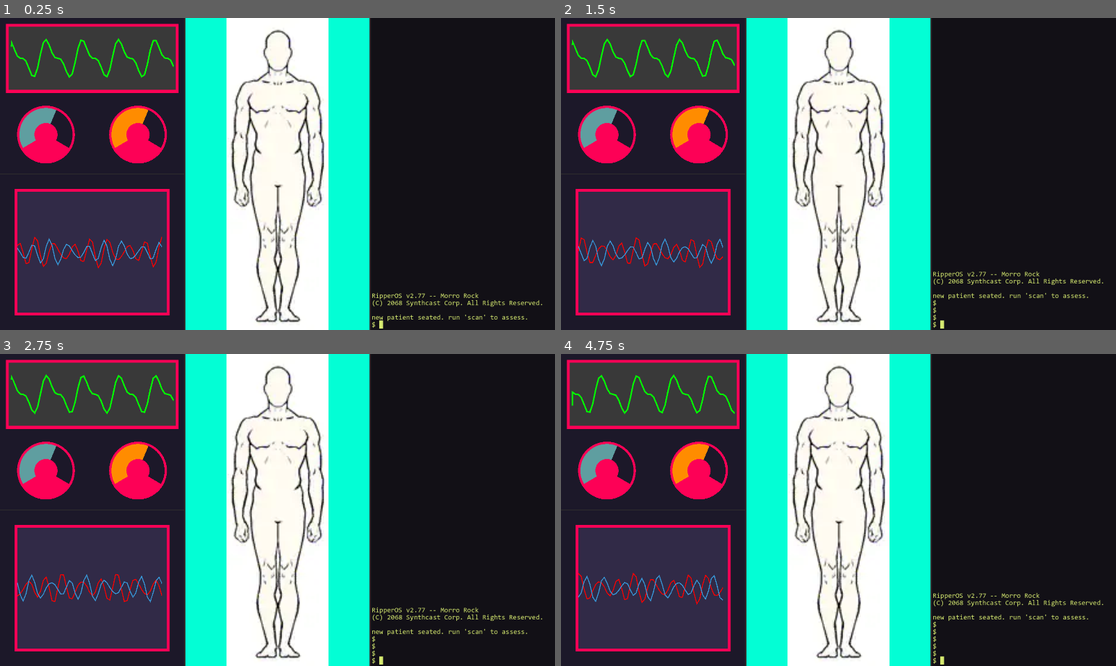
Above: before the commit, frames 1-4 (two rows, left to right).
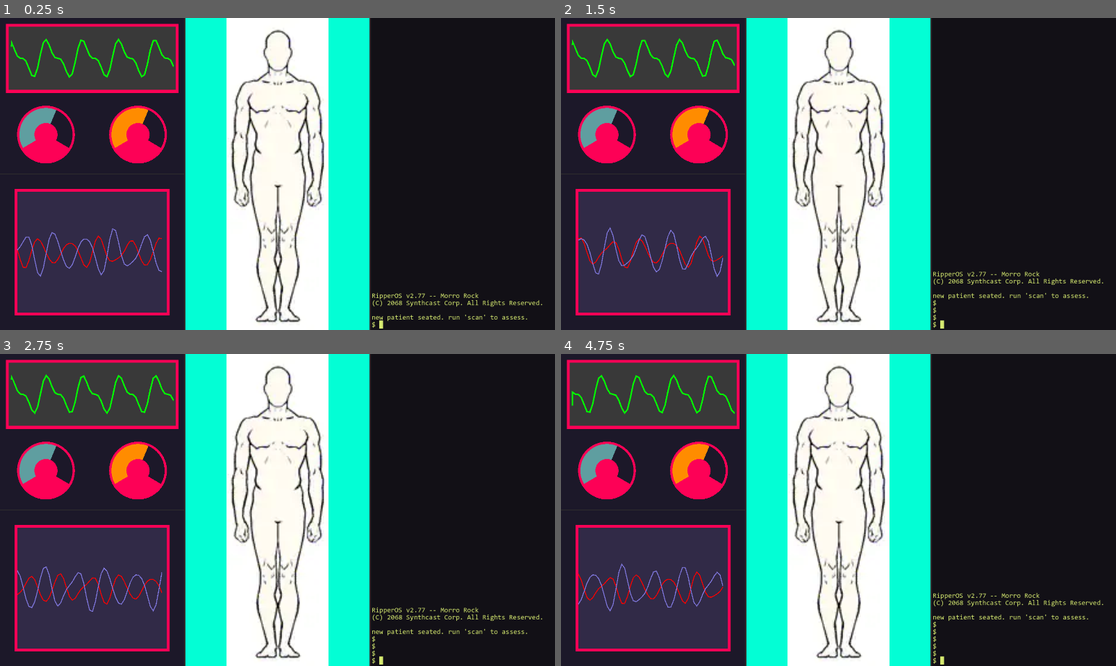
Above: after the commit, the same moments.

Repository: aaronrjackson/ripperdoc
Game: Godot game, scene res://main.tscn
The game is run twice, just before and just after one commit, with the same random seed, the same clock (stepped at 60 frames per second) and the same inputs.
Inputs:
- Up to frame 1 (0.25 s): no input
- Up to frame 2 (1.5 s): tap Enter at 0.5, 0.6 s; hold Right 0.53-1.28 s; hold Down from 1.28 s (still down); tap Keypad Enter at 1.35 s
- Up to frame 3 (2.75 s): release Down at 2.03 s; hold Right from 2.03 s (still down); tap Backspace at 2.1 s
- Up to frame 4 (4.75 s): release Right at 2.78 s; hold Up 2.78-3.53 s; tap Enter at 2.85 s; hold Left from 3.53 s (still down); tap Keypad Enter at 3.6 s; tap Backspace at 4.35 s

The runs differ from the first frame. In frame 1, 0.9% of the frame differs, in the area x 3-30%, y 67-84%; in frame 2, 0.9%; in frame 3, 0.9%; in frame 4, 0.9%.

Commit message:
wave minigame

Diff:
--- a/game_manager.gd
+++ b/game_manager.gd
@@ -3,6 +3,13 @@
 var roster: CharacterRoster
 var current_character: Character = null
 var installed_drivers: Array[String] = []
+var bad_wave_speed: int = 0
+var bad_wave_amp: int = 0
+var good_wave_speed: int = 0
+var good_wave_amp: int = 0
+var amp_lock: bool = false
+var speed_lock: bool = false
+
 
 signal character_loaded(character: Character)
 signal driver_installed(driver_name: String)
--- a/minigames/bad_wave.gd
+++ b/minigames/bad_wave.gd
@@ -1,19 +1,18 @@
-@tool
 extends Control
 
 func _ready():
+	if Engine.is_editor_hint():
+		return
 	randomize()
-	amp = randi_range(5, 100)
-	speed = randi_range(5, 50)
+	GameManager.bad_wave_amp = randi_range(5, 100)
+	GameManager.bad_wave_speed = randi_range(5, 50)
 
 @export var spacing := 10
-var speed : int
-var amp : int
 @export var point_count := 54
 @export var x_offset := 50
 
 enum WaveType { ALPHA, BETA, THETA, DELTA, GAMMA }
-@export var wave_type: WaveType = WaveType.ALPHA
+@export var wave_type: WaveType = WaveType.THETA
 
 @export var is_flat := false
 
@@ -25,6 +24,9 @@
 
 func _draw():
 	var points := []
+	if Engine.is_editor_hint():
+		return
+	var speed = GameManager.bad_wave_speed
 	for i in range(point_count):
 		var t = time * speed + i
 		var y = 0.0
@@ -54,6 +56,7 @@
 		draw_polyline(points, _get_wave_color(), 3.0)
 
 func _get_wave_y(t: float) -> float:
+	var amp = GameManager.bad_wave_amp
 	match wave_type:
 		WaveType.ALPHA:
 			# Relaxed wakefulness — smooth, moderate rhythm (8–12 Hz feel)
@@ -85,8 +88,3 @@
 		WaveType.DELTA:  return Color.RED  # orange-red
 		WaveType.GAMMA:  return Color.RED  # amber
 	return Color.WHITE
-
-func set_params(new_spacing := spacing, new_speed := speed, new_amp := amp):
-	spacing = new_spacing
-	speed = new_speed
-	amp = new_amp
--- a/minigames/good_wave.gd
+++ b/minigames/good_wave.gd
@@ -2,16 +2,18 @@
 extends Control
 
 func _ready():
+	if Engine.is_editor_hint():
+		return
 	randomize()
+	GameManager.good_wave_amp = randi_range(30, 100)
+	GameManager.good_wave_speed = randi_range(5, 50)
 
-@export var spacing := 10.0
-@export var speed := 20.0
-@export var amp := 50.0
+@export var spacing := 10
 @export var point_count := 54
 @export var x_offset := 50
 
 enum WaveType { ALPHA, BETA, THETA, DELTA, GAMMA }
-@export var wave_type: WaveType = WaveType.ALPHA
+@export var wave_type: WaveType = WaveType.THETA
 
 @export var is_flat := false
 
@@ -23,6 +25,9 @@
 
 func _draw():
 	var points := []
+	if Engine.is_editor_hint():
+		return
+	var speed = GameManager.good_wave_speed
 	for i in range(point_count):
 		var t = time * speed + i
 		var y = 0.0
@@ -52,6 +57,7 @@
 		draw_polyline(points, _get_wave_color(), 3.0)
 
 func _get_wave_y(t: float) -> float:
+	var amp = GameManager.good_wave_amp
 	match wave_type:
 		WaveType.ALPHA:
 			# Relaxed wakefulness — smooth, moderate rhythm (8–12 Hz feel)
@@ -83,8 +89,3 @@
 		WaveType.DELTA:  return Color(0.85, 0.35, 0.19)  # orange-red
 		WaveType.GAMMA:  return Color(0.73, 0.46, 0.09)  # amber
 	return Color.WHITE
-
-func set_params(new_spacing := spacing, new_speed := speed, new_amp := amp):
-	spacing = new_spacing
-	speed = new_speed
-	amp = new_amp
--- a/terminal.gd
+++ b/terminal.gd
@@ -170,6 +170,33 @@
 			GameManager.dismiss_character()
 			GameManager.next_character()
 			return
+		"wave":
+			if args.size() < 2:
+				output.append("usage: bridge <amp/freq> <num>")
+				return
+			if args[0] == "amp":
+				if GameManager.amp_lock:
+					output.append("Amplitude Locked")
+					return
+				GameManager.bad_wave_amp += args[1].to_int()
+			elif args[0] == "freq":
+				if GameManager.speed_lock:
+					output.append("Frequency Locked")
+					return
+				GameManager.bad_wave_speed += args[1].to_int()
+			else:
+				output.append("usage: bridge <amp/freq> <num>")
+
+			if ((GameManager.good_wave_amp > GameManager.bad_wave_amp - 5) && (GameManager.good_wave_amp < GameManager.bad_wave_amp + 5)) && !GameManager.amp_lock:
+				output.append("AMPLITUDE LOCK")
+				GameManager.amp_lock = true
+			if (GameManager.good_wave_speed == GameManager.bad_wave_speed)  && !GameManager.speed_lock:
+				output.append("FREQUENCY LOCK")
+				GameManager.speed_lock = true
+
+			if GameManager.speed_lock && GameManager.amp_lock:
+				output.append("Waves Synced")
+
 		_:
 			output.append("ripperscript: '" + cmd + "' not found")
 			return
